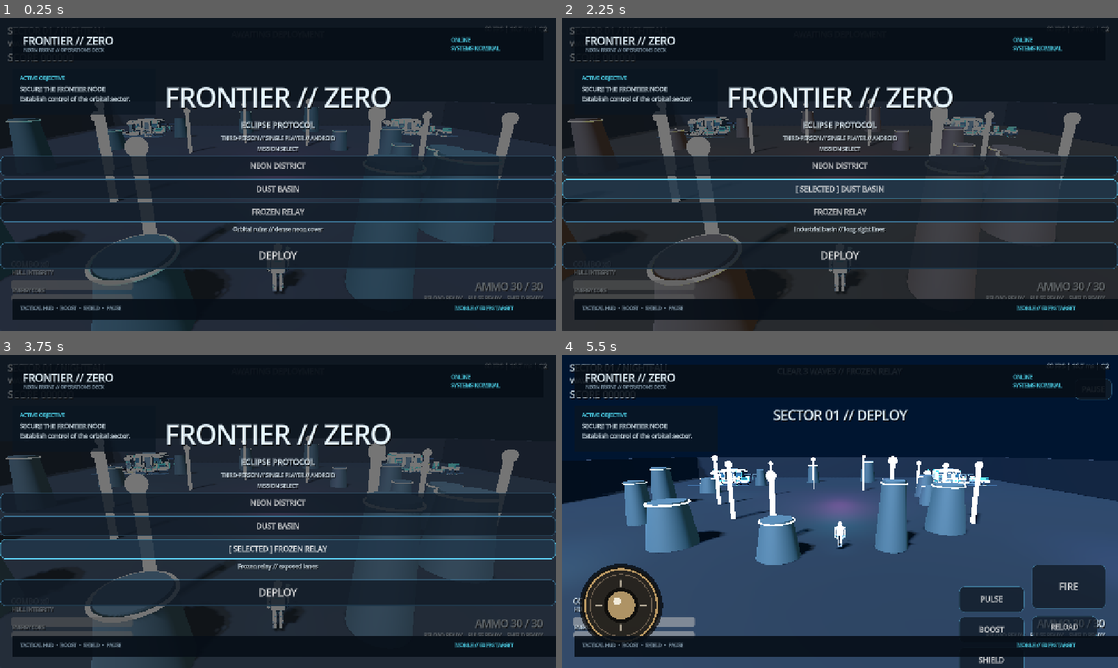
Above: before the commit, frames 1-4 (two rows, left to right).
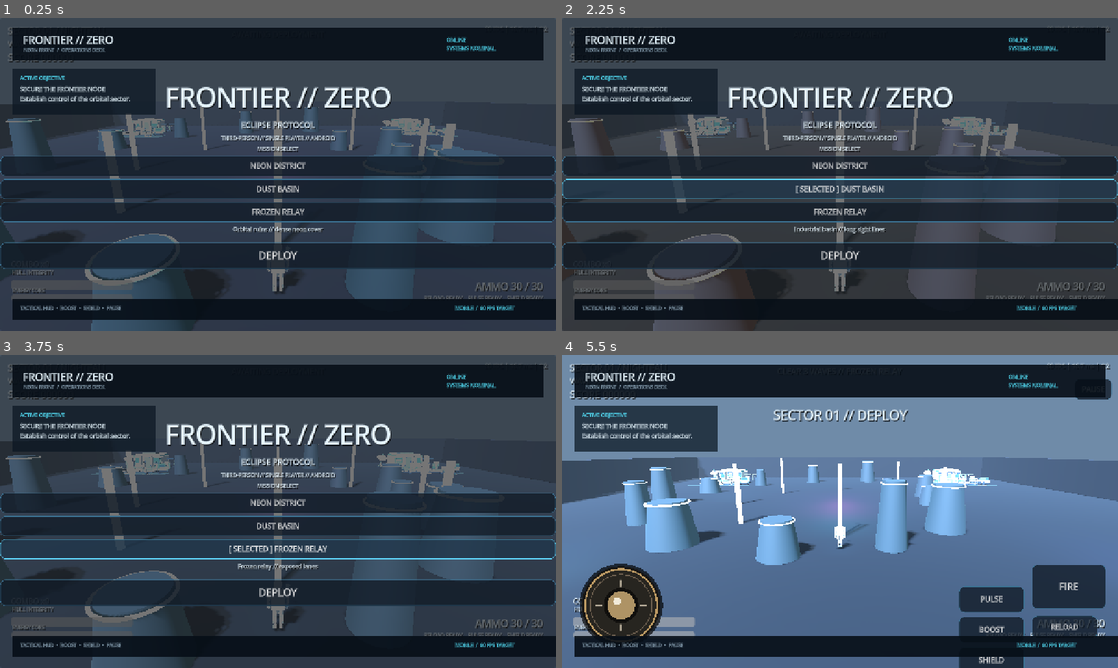
Above: after the commit, the same moments.

Repository: TomasThrawat/Hyouka-AAA-Style-3D-Godot-Android
Game: Godot game, scene res://Main.tscn
The game is run twice, just before and just after one commit, with the same random seed, the same clock (stepped at 60 frames per second) and the same inputs.
Inputs:
- Up to frame 1 (0.25 s): no input
- Up to frame 2 (2.25 s): click "NEON DISTRICT" at 0.5 s; click "[ SELECTED ] NEON DISTRICT" at 1.25 s; click "DUST BASIN" at 2 s
- Up to frame 3 (3.75 s): click "[ SELECTED ] DUST BASIN" at 2.75 s; click "FROZEN RELAY" at 3.5 s
- Up to frame 4 (5.5 s): click "[ SELECTED ] FROZEN RELAY" at 4.25 s; click "DEPLOY" at 5 s

The runs differ from the first frame. In frame 1, 26% of the frame differs, in the area x 0-100%, y 0-94%; in frame 2, 27%; in frame 3, 26%; in frame 4, 74%, in the area x 0-100%, y 0-100%.

Commit message:
fix: simplify visual overhaul for Godot validation

Diff:
--- a/visual_overhaul.gd
+++ b/visual_overhaul.gd
@@ -1,183 +1,150 @@
 extends Node3D
-class_name FrontierVisualOverhaul
 
-const BG = Color("07101c")
-const PANEL = Color(0.025, 0.055, 0.09, 0.90)
-const PANEL_SOFT = Color(0.04, 0.085, 0.13, 0.72)
 const CYAN = Color("55e6ff")
 const MAGENTA = Color("ff4fd8")
 const TEXT = Color("e8f7ff")
 const MUTED = Color("8fa8ba")
+const PANEL = Color(0.025, 0.055, 0.09, 0.90)
+const PANEL_SOFT = Color(0.04, 0.085, 0.13, 0.72)
 
-func _ready() -> void:
-    _setup_environment()
-    _build_world_accents()
-    _build_hud()
+func _ready():
+    _add_lighting()
+    _add_arena_accents()
+    _add_hud()
 
-func _setup_environment() -> void:
-    var env_node := get_node_or_null("VisualEnvironment") as WorldEnvironment
-    if env_node == null:
-        env_node = WorldEnvironment.new()
-        env_node.name = "VisualEnvironment"
-        add_child(env_node)
-    var env := env_node.environment
-    if env == null:
-        env = Environment.new()
-        env_node.environment = env
-    env.background_mode = Environment.BG_COLOR
-    env.background_color = BG
-    env.ambient_light_source = Environment.AMBIENT_SOURCE_COLOR
-    env.ambient_light_color = Color("19314a")
-    env.ambient_light_energy = 0.72
-    env.fog_enabled = true
-    env.fog_light_color = Color("172b46")
-    env.fog_light_energy = 0.55
-    env.fog_density = 0.006
-    env.adjustment_enabled = true
-    env.adjustment_brightness = 1.03
-    env.adjustment_contrast = 1.08
-    env.adjustment_saturation = 1.05
+func _add_lighting():
+    if has_node("AAAKeyLight"):
+        return
+    var key = DirectionalLight3D.new()
+    key.name = "AAAKeyLight"
+    key.rotation_degrees = Vector3(-48.0, -32.0, 0.0)
+    key.light_color = Color("b7d7ff")
+    key.light_energy = 1.15
+    key.shadow_enabled = true
+    add_child(key)
 
-    if get_node_or_null("KeyLight") == null:
-        var key := DirectionalLight3D.new()
-        key.name = "KeyLight"
-        key.rotation_degrees = Vector3(-48.0, -32.0, 0.0)
-        key.light_color = Color("b7d7ff")
-        key.light_energy = 1.15
-        key.shadow_enabled = true
-        add_child(key)
+    var fill = OmniLight3D.new()
+    fill.name = "AAACyanFill"
+    fill.position = Vector3(0.0, 5.0, 2.0)
+    fill.light_color = CYAN
+    fill.light_energy = 3.0
+    fill.omni_range = 16.0
+    add_child(fill)
 
-    if get_node_or_null("FillLight") == null:
-        var fill := OmniLight3D.new()
-        fill.name = "FillLight"
-        fill.position = Vector3(0.0, 5.0, 2.0)
-        fill.light_color = CYAN
-        fill.light_energy = 3.0
-        fill.omni_range = 16.0
-        add_child(fill)
-
-func _build_world_accents() -> void:
-    if get_node_or_null("VisualAccents") != null:
+func _add_arena_accents():
+    if has_node("AAAWorldAccents"):
         return
-    var root := Node3D.new()
-    root.name = "VisualAccents"
+    var root = Node3D.new()
+    root.name = "AAAWorldAccents"
     add_child(root)
 
-    var emissive := StandardMaterial3D.new()
-    emissive.albedo_color = CYAN
-    emissive.emission_enabled = true
-    emissive.emission = CYAN
-    emissive.emission_energy_multiplier = 4.0
-    emissive.roughness = 0.28
+    var glow = StandardMaterial3D.new()
+    glow.albedo_color = CYAN
+    glow.emission_enabled = true
+    glow.emission = CYAN
+    glow.emission_energy_multiplier = 3.5
+    glow.roughness = 0.3
 
-    var dark := StandardMaterial3D.new()
-    dark.albedo_color = Color("101b2a")
-    dark.metallic = 0.78
-    dark.roughness = 0.34
+    var metal = StandardMaterial3D.new()
+    metal.albedo_color = Color("101b2a")
+    metal.metallic = 0.78
+    metal.roughness = 0.34
 
-    for i in range(10):
-        var angle := TAU * float(i) / 10.0
-        var radius := 14.0 + float(i % 2) * 2.5
-        var pylon := MeshInstance3D.new()
-        var mesh := BoxMesh.new()
+    for i in range(8):
+        var angle = TAU * float(i) / 8.0
+        var radius = 14.0
+        var pylon = MeshInstance3D.new()
+        var mesh = BoxMesh.new()
         mesh.size = Vector3(0.35, 5.0 + float(i % 3), 0.35)
         pylon.mesh = mesh
-        pylon.material_override = emissive
+        pylon.material_override = glow
         pylon.position = Vector3(cos(angle) * radius, 2.5, sin(angle) * radius)
         root.add_child(pylon)
 
-        var cap := MeshInstance3D.new()
-        var cap_mesh := SphereMesh.new()
-        cap_mesh.radius = 0.38
-        cap_mesh.height = 0.76
-        cap.mesh = cap_mesh
-        cap.material_override = emissive
-        cap.position = pylon.position + Vector3.UP * (mesh.size.y * 0.5 + 0.25)
-        root.add_child(cap)
-
-    var platform := MeshInstance3D.new()
-    platform.name = "HeroPlatform"
-    var platform_mesh := CylinderMesh.new()
+    var platform = MeshInstance3D.new()
+    platform.name = "AAAHeroPlatform"
+    var platform_mesh = CylinderMesh.new()
     platform_mesh.top_radius = 8.0
     platform_mesh.bottom_radius = 8.0
     platform_mesh.height = 0.18
+    platform_mesh.radial_segments = 32
     platform.mesh = platform_mesh
-    platform.material_override = dark
+    platform.material_override = metal
     platform.position = Vector3(0.0, -0.12, 0.0)
     root.add_child(platform)
 
-    var beacon := OmniLight3D.new()
-    beacon.name = "NeonBeacon"
+    var beacon = OmniLight3D.new()
+    beacon.name = "AAAMagentaBeacon"
     beacon.position = Vector3(0.0, 4.0, -6.0)
     beacon.light_color = MAGENTA
-    beacon.light_energy = 4.0
+    beacon.light_energy = 3.5
     beacon.omni_range = 18.0
     root.add_child(beacon)
 
-func _build_hud() -> void:
-    if get_node_or_null("CinematicHUD") != null:
+func _add_hud():
+    if has_node("CinematicHUD"):
         return
-    var layer := CanvasLayer.new()
+    var layer = CanvasLayer.new()
     layer.name = "CinematicHUD"
     layer.layer = 40
     add_child(layer)
 
-    var root := Control.new()
+    var root = Control.new()
     root.name = "HUDRoot"
     root.set_anchors_and_offsets_preset(Control.PRESET_FULL_RECT)
     root.mouse_filter = Control.MOUSE_FILTER_IGNORE
     layer.add_child(root)
 
-    var top := ColorRect.new()
+    var top = ColorRect.new()
     top.position = Vector2(28, 24)
     top.size = Vector2(1224, 72)
     top.color = PANEL
     top.mouse_filter = Control.MOUSE_FILTER_IGNORE
     root.add_child(top)
 
-    var title := Label.new()
-    title.position = Vector2(24, 12)
+    var title = Label.new()
+    title.position = Vector2(24, 10)
     title.text = "FRONTIER // ZERO"
     title.add_theme_color_override("font_color", TEXT)
     title.add_theme_font_size_override("font_size", 24)
     top.add_child(title)
 
-    var subtitle := Label.new()
+    var subtitle = Label.new()
     subtitle.position = Vector2(26, 42)
-    subtitle.text = "NEON FRONT // OPERATIONS DECK"
+    subtitle.text = "NEON FRONT  /  OPERATIONS DECK"
     subtitle.add_theme_color_override("font_color", MUTED)
     subtitle.add_theme_font_size_override("font_size", 11)
     top.add_child(subtitle)
 
-    var status := Label.new()
-    status.position = Vector2(1010, 18)
+    var status = Label.new()
+    status.position = Vector2(1000, 18)
     status.text = "ONLINE\nSYSTEMS NOMINAL"
     status.add_theme_color_override("font_color", CYAN)
     status.add_theme_font_size_override("font_size", 12)
     top.add_child(status)
 
-    var mission := ColorRect.new()
+    var mission = ColorRect.new()
     mission.position = Vector2(28, 118)
     mission.size = Vector2(330, 104)
     mission.color = PANEL_SOFT
     mission.mouse_filter = Control.MOUSE_FILTER_IGNORE
     root.add_child(mission)
 
-    var mtitle := Label.new()
+    var mtitle = Label.new()
     mtitle.position = Vector2(18, 12)
     mtitle.text = "ACTIVE OBJECTIVE"
     mtitle.add_theme_color_override("font_color", CYAN)
     mtitle.add_theme_font_size_override("font_size", 12)
     mission.add_child(mtitle)
 
-    var mbody := Label.new()
+    var mbody = Label.new()
     mbody.position = Vector2(18, 36)
     mbody.text = "SECURE THE FRONTIER NODE\nEstablish control of the orbital sector."
     mbody.add_theme_color_override("font_color", TEXT)
     mbody.add_theme_font_size_override("font_size", 14)
     mission.add_child(mbody)
 
-    var footer := ColorRect.new()
+    var footer = ColorRect.new()
     footer.set_anchors_preset(Control.PRESET_BOTTOM_WIDE)
     footer.position = Vector2(28, -74)
     footer.size = Vector2(1224, 48)
@@ -185,16 +152,16 @@
     footer.mouse_filter = Control.MOUSE_FILTER_IGNORE
     root.add_child(footer)
 
-    var hint := Label.new()
+    var hint = Label.new()
     hint.position = Vector2(18, 14)
     hint.text = "TACTICAL HUD  •  BOOST  •  SHIELD  •  PAUSE"
     hint.add_theme_color_override("font_color", MUTED)
     hint.add_theme_font_size_override("font_size", 11)
     footer.add_child(hint)
 
-    var right := Label.new()
+    var right = Label.new()
     right.position = Vector2(1020, 14)
-    right.text = "MOBILE // 60 FPS TARGET"
+    right.text = "MOBILE  /  60 FPS TARGET"
     right.add_theme_color_override("font_color", CYAN)
     right.add_theme_font_size_override("font_size", 11)
     footer.add_child(right)
